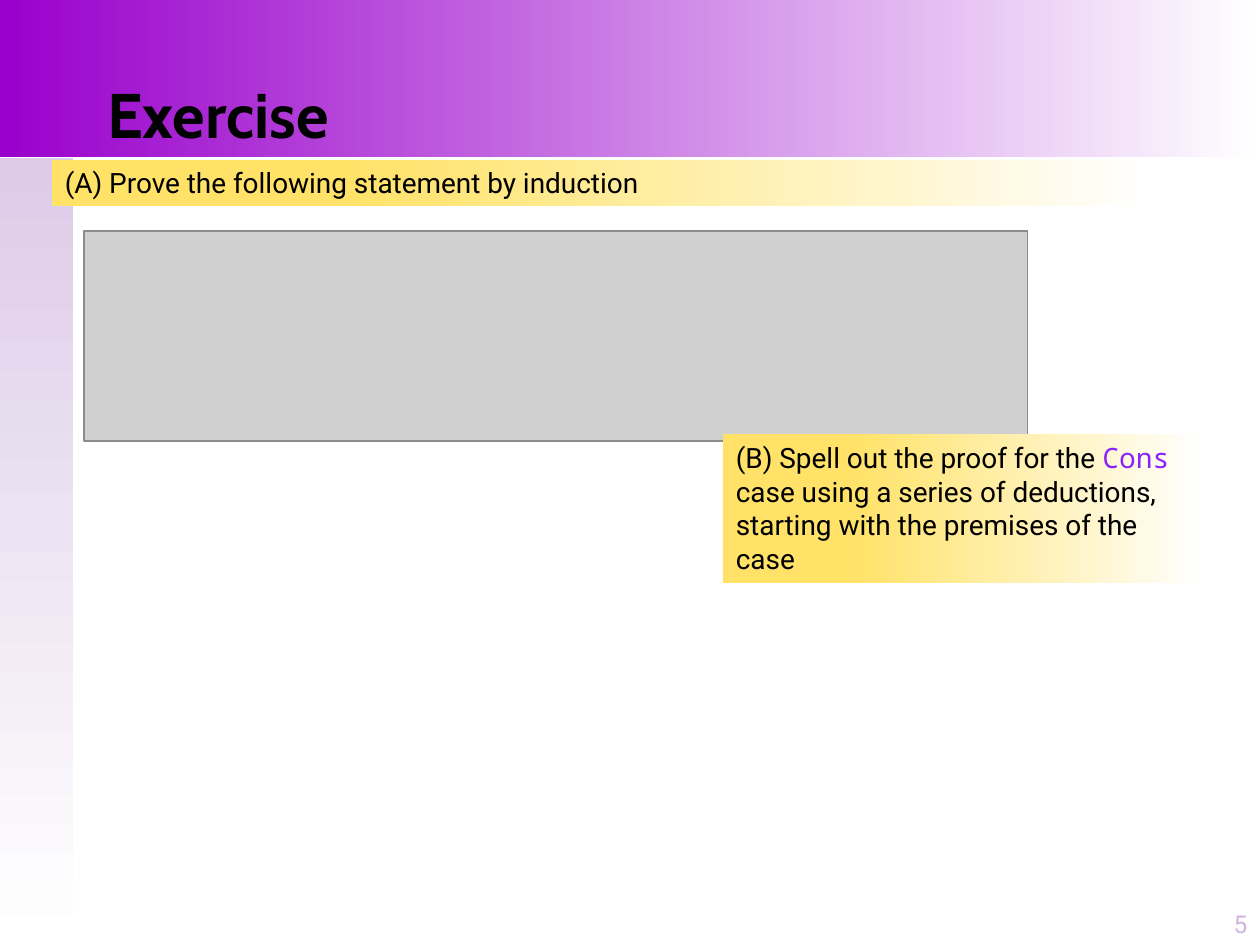
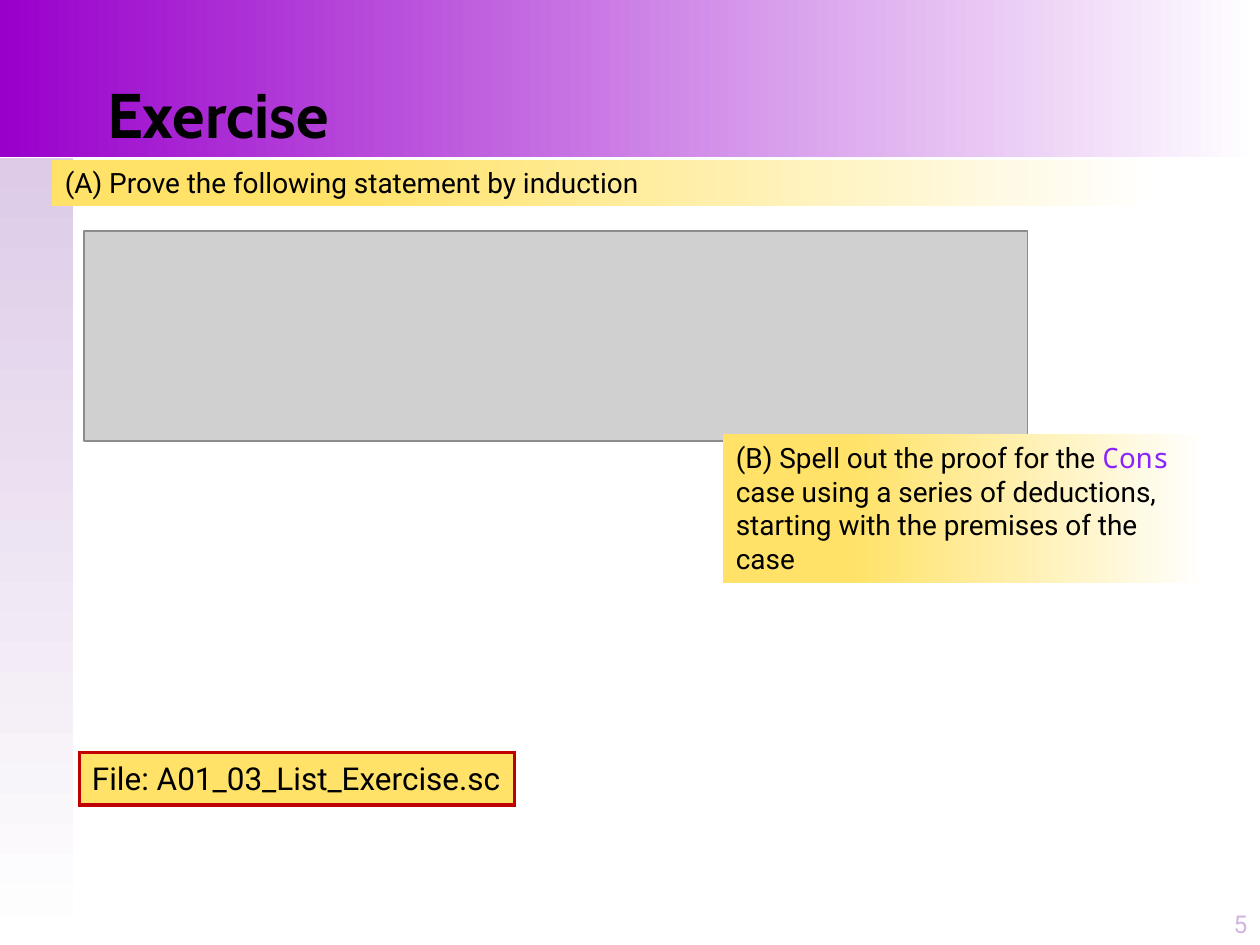
Before and after one commit to santoslab/stress24, a slide deck: slide 5 of slides/A-01-03-Proofs-Induction.pptx. Drawn at 1260x945 pixels with LibreOffice and Linux fonts; fonts in the diff are those of the drawing; grey boxes stand for pictures. Boxes give left, top, right and bottom in pixels: in the first picture for what was removed or moved away, otherwise in the second. Text is boxed around its words. In the diff, an @@ line names an element or a change of style, - is before the commit and + after.

```diff
--- a/slides/A-01-03-Proofs-Induction.pptx
+++ b/slides/A-01-03-Proofs-Induction.pptx
@@ rectangle added at <box>79,752,514,805</box>, fill #FFE267, outline #C00000 2 pt, 18 pt, text #000000 @@
+File: A01_03_List_Exercise.sc
```
Also in this commit, not shown: 3 other slides changed, 7 other files.
